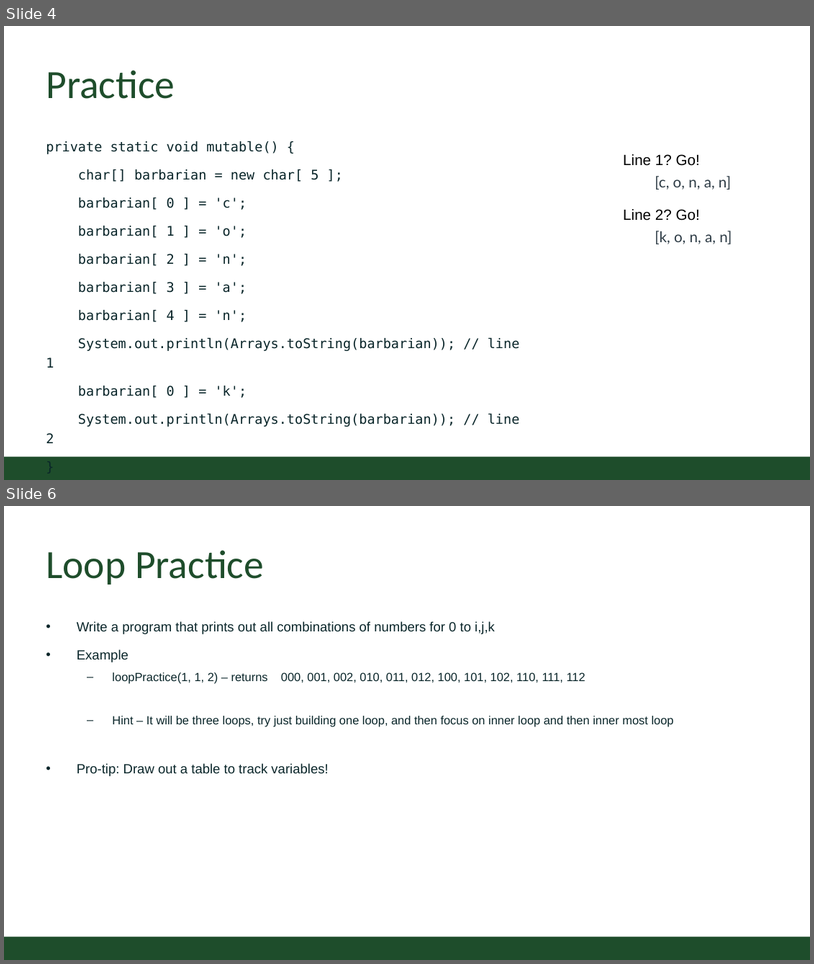
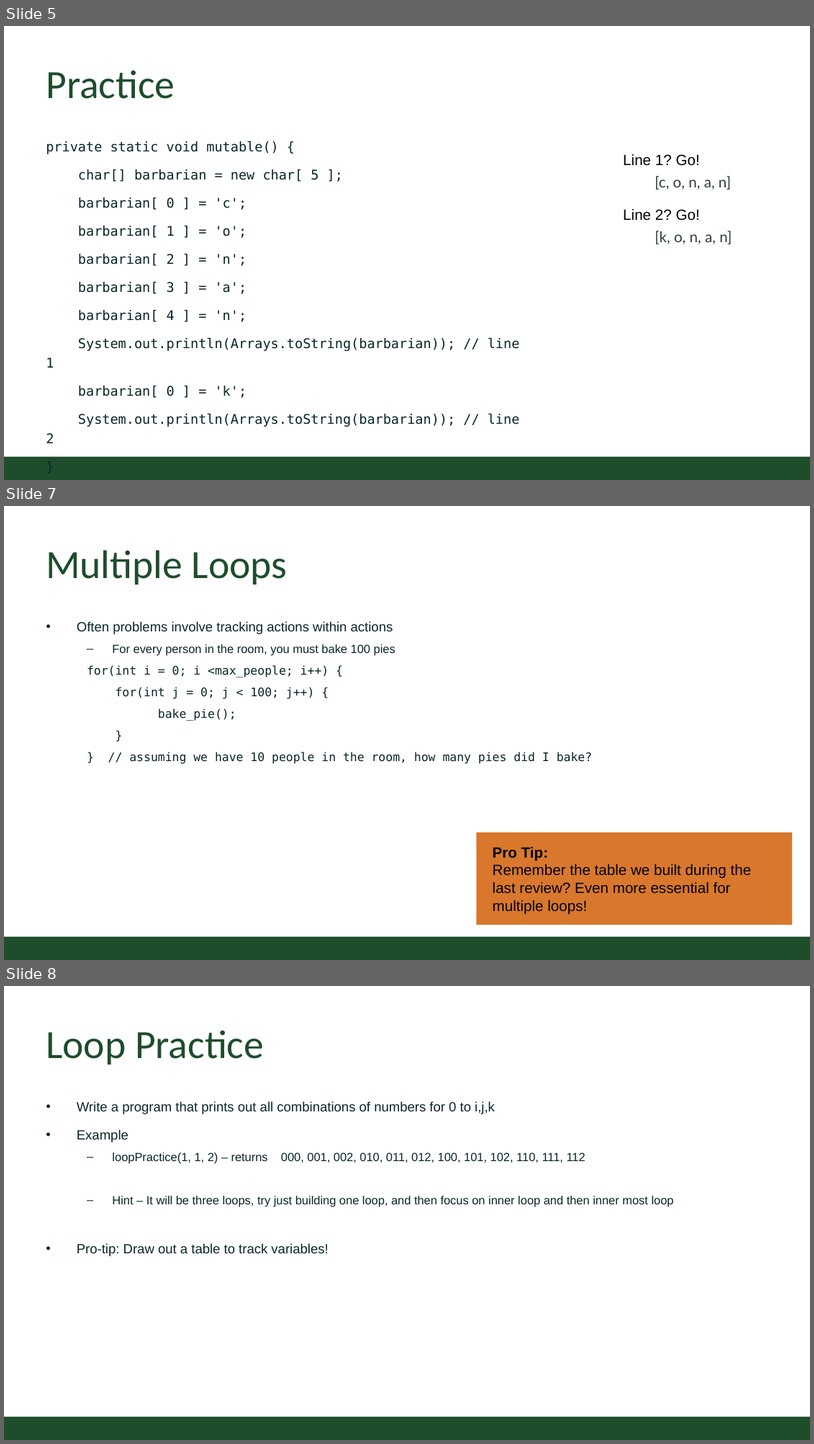
Before and after one commit to CSU-CompSci-CS163-4/Handouts, a slide deck: slides/On-Campus/ReviewSessionUnit2_2021.pptx. Shown one above the other, each under a label of ours: slides 4 and 6 before the commit, slides 5, 7 and 8 after it; the slides between them are not shown. The pictures are 814x964 and 814x1444 pixels, drawn with LibreOffice and Linux fonts; fonts in the diff are those of the drawing; background and template pictures are left out. Boxes give left, top, right and bottom in pixels: in the first picture for what was removed or moved away, otherwise in the second. Text is boxed around its words. In the diff, an @@ line names an element or a change of style, - is before the commit and + after.

Commit message:
updated review

```diff
--- a/slides/On-Campus/ReviewSessionUnit2_2021.pptx
+++ b/slides/On-Campus/ReviewSessionUnit2_2021.pptx
@@ slide 7 added at box(4, 506, 810, 960), background #FFFFFF; not listed: 1 template element that a slide beside it also shows @@
@@ title added at box(46, 550, 288, 584), 54 pt, text #1E4D2B @@
+Multiple Loops
@@ text added at box(77, 621, 592, 764), 16 pt, text #092529 @@
+• Often problems involve tracking actions within actions
+  – For every person in the room, you must bake 100 pies
+  for(int i = 0; i <max_people; i++) {
+  for(int j = 0; j < 100; j++) {
+  bake_pie();
+  }
+  } // assuming we have 10 people in the room, how many pies did I bake?
@@ rectangle added at box(477, 832, 793, 924), fill #D9782C, 20 pt, text #000000 @@
+Pro Tip:
+Remember the table we built during the last review? Even more essential for multiple loops!
@@ what was slide 4 is now slide 5 @@
@@ what was slide 6 is now slide 8 @@
```
Also in this commit, not shown: 3 slides changed, 2 other slides added.
